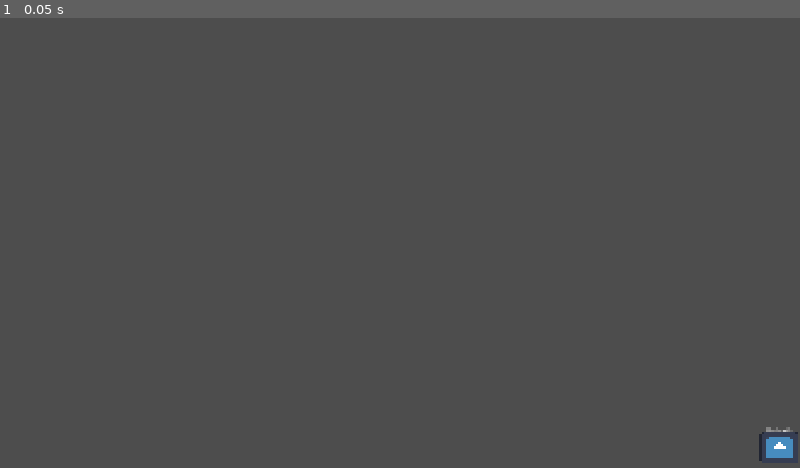
Above: before the commit, frame 1.
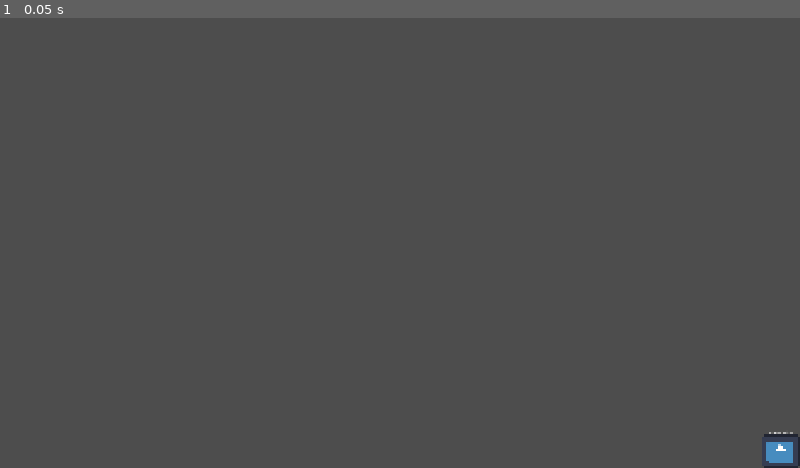
Above: after the commit, the same moment.

Repository: fliro76/New-Game-1
Game: Godot game, scene res://1.Levels/1.Main Menu.tscn
The game is run twice, just before and just after one commit, with the same random seed, the same clock (stepped at 60 frames per second) and the same inputs. The engine's default icon, where the game draws it, is replaced by a stand-in: a white triangle on a blue panel in a dark square.
Inputs:
- Up to frame 1 (0.05 s): no input

The runs differ from the first frame. In frame 1, 0.2% of the frame differs, in the area x 94-100%, y 90-100%.

Commit message:
Test 1
Test

Diff:
--- a/1.Levels/1.Main Menu.tscn
+++ b/1.Levels/1.Main Menu.tscn
@@ -10,7 +10,7 @@
 [node name="Made With Goodot" type="Node" parent="Foot notes" unique_id=864523016]
 
 [node name="Made With Goodot" type="Sprite2D" parent="Foot notes/Made With Goodot" unique_id=1070614336]
-position = Vector2(1871, 1032)
+position = Vector2(1873, 1040)
 scale = Vector2(0.71874964, 0.60937476)
 texture = ExtResource("1_4ceyp")
 
